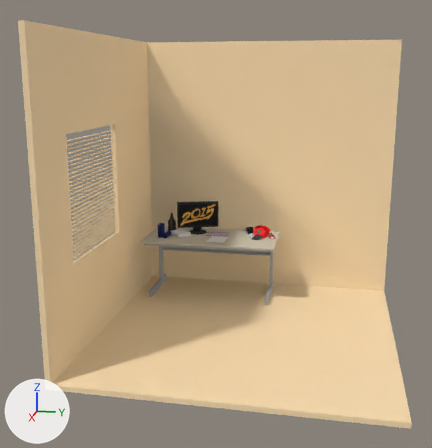
One commit to the COLLADA model source/hacker_room.dae: the scene before it, then after it.
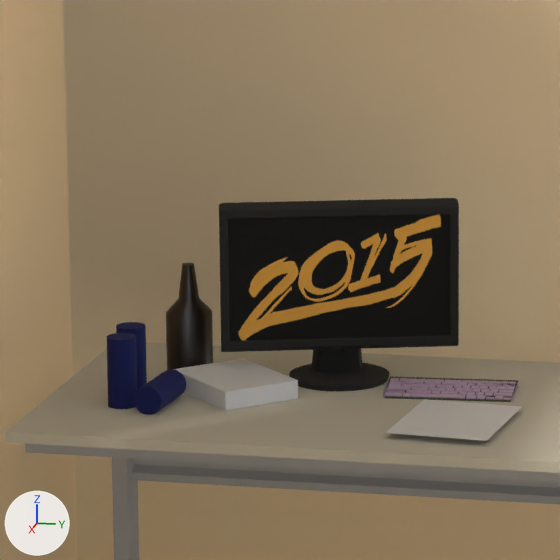
The first picture shows the older version from a 50 mm camera at (7.46, 2.37, 2.63) aimed at (1.64, 1.2, 1.18). The close-ups show both versions on the part from 32% to 55% of the width and 37% to 59% of the height of that picture; other places that the commit changed are outside them. Every picture has the same lights, and +X, +Y and +Z are marked at lower left. Where no turn or scale is listed for an object, it has been applied to the vertices.

The first close-up shows 'BeerBottle', 'Cylinder001', 'Cylinder002', 'Cylinder003', 'ID1190', 'ID1203', 'ID27', 'ID51', 'IDA Book', 'JERKER_Schreibtisch', 'SketchUp', 'display-panel', 'paper'.
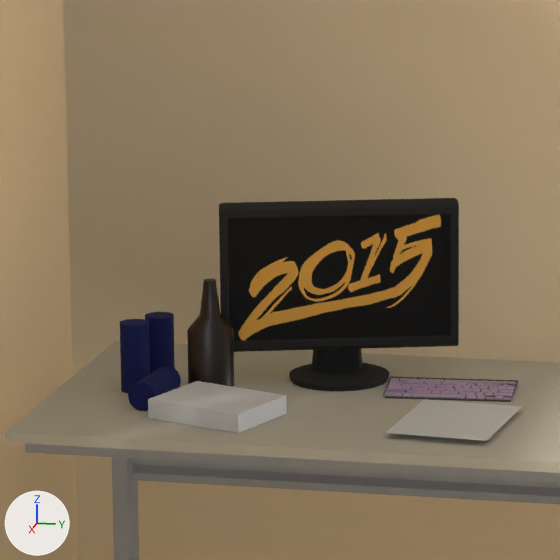
Pixel boxes (x1, y1, x2, y2) of what changed, in the close-ups (560 x 560 px):
```json
{"object": "IDA Book", "change": "moved, turned", "before": [175, 358, 298, 410], "after": [148, 381, 287, 433]}
{"object": "BeerBottle", "change": "moved, turned", "before": [166, 263, 213, 370], "after": [187, 279, 234, 387]}
{"object": "Cylinder001", "change": "moved", "before": [107, 333, 137, 409], "after": [120, 319, 150, 393]}
{"object": "Cylinder003", "change": "moved", "before": [116, 322, 147, 390], "after": [145, 312, 175, 373]}
{"object": "Cylinder002", "change": "moved", "before": [133, 369, 186, 415], "after": [128, 366, 181, 411]}
```

Edits to the scene script, one JSON object a line:
```json
{"op": "set", "path": "ob_cylinder001.location", "old": "(0.601, 0.3, 0.72)", "new": "(0.472, 0.291, 0.72)"}
{"op": "set", "path": "ob_cylinder002.location", "old": "(0.511, 0.385, 0.75)", "new": "(0.484, 0.366, 0.75)"}
{"op": "set", "path": "ob_cylinder003.location", "old": "(0.503, 0.292, 0.72)", "new": "(0.399, 0.326, 0.72)"}
{"op": "set", "path": "ob_beerbottle.location", "old": "(0.32, -0.715, 0.37)", "new": "(0.46, -0.715, 0.456)"}
{"op": "set", "path": "ob_beerbottle.rotation_euler", "old": "(0.0, 0.96, 0.0)", "new": "(0.0, -2.356, 0.0)", "note": "degrees (0, 55, 0) -> degrees (0, -135, 0)"}
{"op": "set", "path": "ob_ida_book.location", "old": "(0.458, -0.721, 0.508)", "new": "(0.647, -0.721, 0.52)"}
{"op": "set", "path": "ob_ida_book.rotation_euler", "old": "(0.0, -0.785, 0.0)", "new": "(0.0, -1.222, 0.0)", "note": "degrees (0, -45, 0) -> degrees (0, -70, 0)"}
```
